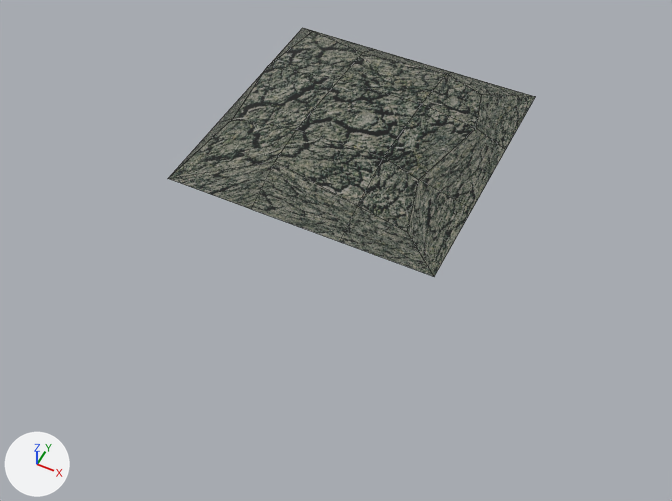
One commit to the FBX model GameProgrammingMajor/GameProgrammingMajor/GameProgrammingMajorContent/Models/tower_tar.FBX: the scene before it, then after it.
One viewpoint serves both versions: a 50 mm camera at (0.545, -1.188, 1.143) aimed at (0.019, -0.137, -0.17). Arrows for +X, +Y and +Z are at lower left; the lights stay in place. Mesh edges are drawn as thin lines. Where no turn or scale is listed for an object, it has been applied to the vertices.

Script lines for the objects in view, before the commit:
```python
me_tower_tar_ncl1_1 = bpy.data.meshes.new('tower_tar_ncl1_1')
me_tower_tar_ncl1_1.from_pydata(...)  # 27 vertices, 21 faces; spans x -0.254..0.254, y -0.254..0.254, z 0.0..0.051
me_tower_tar_ncl1_1.materials.append(mat_material__26)  # picture img_block_tar_png
ob_tower_tar = bpy.data.objects.new('tower_tar', me_tower_tar_ncl1_1)
ob_tower_tar.location = (0.0, 0.0, 0.0)
```
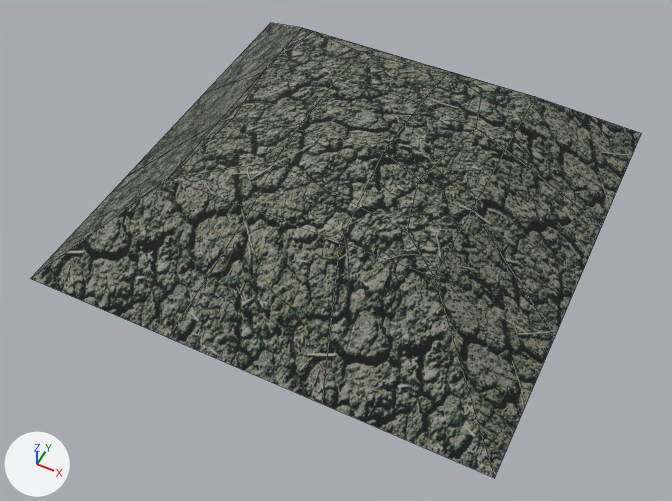
Diff of the bpy script that builds the scene:
```diff
--- a/GameProgrammingMajor/GameProgrammingMajor/GameProgrammingMajorContent/Models/tower_tar.FBX.py
+++ b/GameProgrammingMajor/GameProgrammingMajor/GameProgrammingMajorContent/Models/tower_tar.FBX.py
@@ me_tower_tar_ncl1_1 @@
 # used by ob_tower_tar; location = (0.0, 0.0, 0.0)
-me_tower_tar_ncl1_1.from_pydata(...)  # 27 vertices, 21 faces; spans x -0.254..0.254, y -0.254..0.254, z 0.0..0.051
+me_tower_tar_ncl1_1.from_pydata(...)  # 39 vertices, 33 faces; spans x -0.451..0.451, y -0.451..0.451, z -0.17..0.064
+# me_tower_tar_ncl1_1 part 1
+# 3 vertices move from x -0.085..0.085, y -0.085..0.085, z 0.041..0.051 to x -0.085..0.085, y -0.085..0.085, z 0.046..0.064
+# 12 vertices are added at x -0.451..0.451, y -0.451..0.451, z -0.17
+# 12 new faces join them
+# me_tower_tar_ncl1_1 part 2: 20 kept faces spanning x -0.254..0.254, y -0.254..0.254, z 0.0..0.064 get new texture (UV) coordinates
 me_tower_tar_ncl1_1.materials.append(mat_material__26)
```

Where the change shows, as pixel boxes (x1, y1, x2, y2) in the pictures (672 x 501 px):
'tower_tar', reshaped (66% wider, 82% taller)
    before: (168, 28, 535, 277)
    after: (31, 23, 642, 478)
part 1 of me_tower_tar_ncl1_1, built on
    before: (234, 31, 482, 231)
    after: (31, 23, 642, 478)
part 2 of me_tower_tar_ncl1_1, surface changed
    both: (168, 28, 535, 277)
